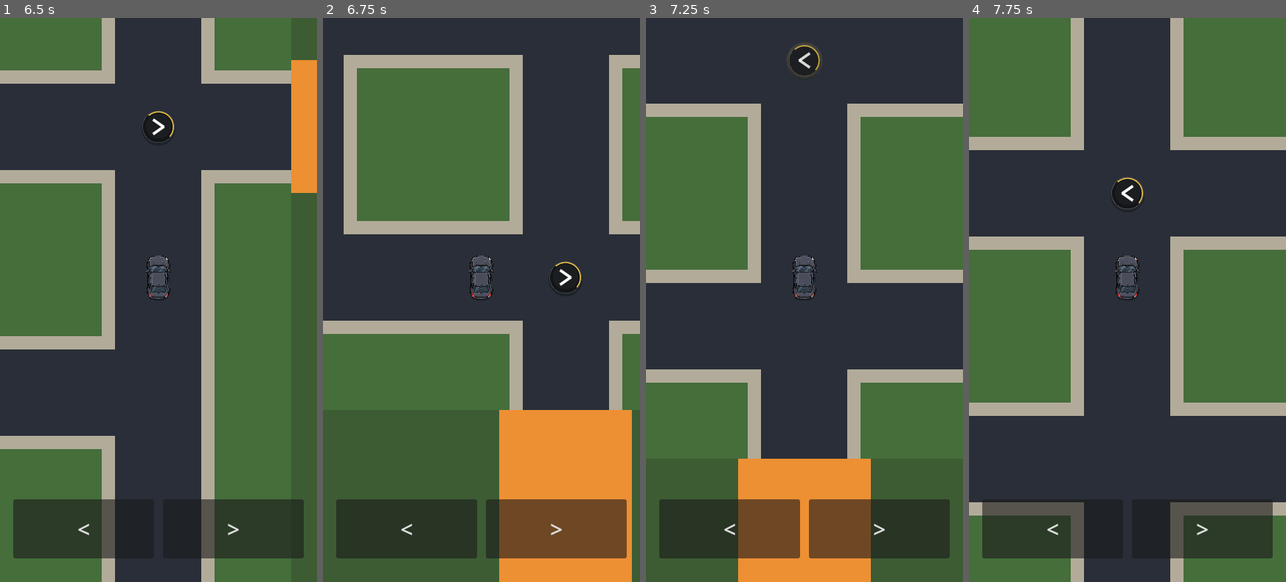
Above: before the commit, frames 1-4 (left to right).
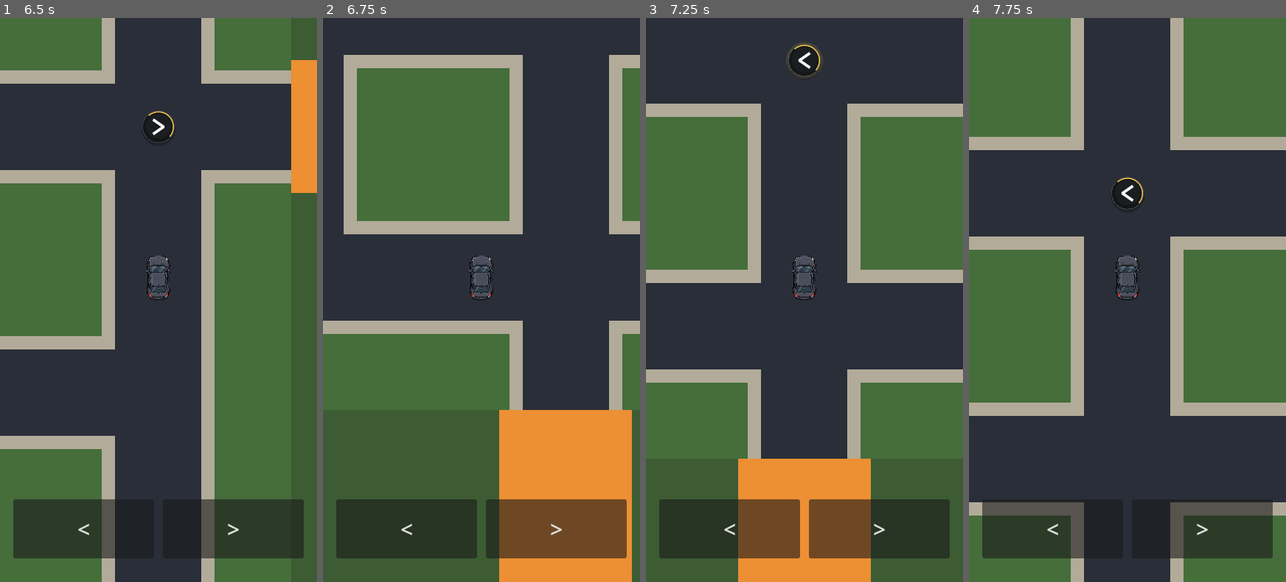
Above: after the commit, the same moments.

Repository: patrickcallahancomedy/comedian
Game: Godot game, scene res://scenes/drive/drive_module.tscn
The game is run twice, just before and just after one commit, with the same random seed, the same clock (stepped at 60 frames per second) and the same inputs.
Inputs (mouse positions are in pixels of both pictures, inside the frame that each line leads up to):
- Up to frame 1 (6.5 s): click "START" at 0.5 s; tap Enter (ui_accept) at 1.25, 1.52, 4.52 s; move the mouse to (228, 271) at 1.27 s; hold Right 1.28-2 s; tap Space at 1.35, 2.85, 4.35 s; click (228, 271) at 1.42 s; drag from (95, 328) to (142, 412) at 2.02 s; move the mouse to (190, 175) at 2.77 s; hold Right 2.78-3.5 s; drag from (142, 412) to (63, 215) at 3.52 s; move the mouse to (253, 384) at 4.27 s; hold Left 4.28-5 s; click "<" at 5 s; drag from (63, 215) to (110, 159) at 5.77 s
- Up to frame 2 (6.75 s): move the mouse to (497, 300) at 6.52 s; hold Left from 6.53 s (still down); tap Space at 6.6 s; click (497, 300) at 6.67 s
- Up to frame 3 (7.25 s): keep holding Left
- Up to frame 4 (7.75 s): release Left at 7.25 s; drag from (1079, 159) to (1064, 328) at 7.27 s

Frame 1 is identical in both runs. In frame 2, 0.2% of the frame differs, in the area x 71-82%, y 43-49%; in frame 3, 0.1%; in frame 4, less than 0.1%.

Commit message:
Clear completed navigation markers immediately

Diff:
--- a/godot/scripts/drive/drive_navigation.gd
+++ b/godot/scripts/drive/drive_navigation.gd
@@ -112,23 +112,40 @@
 	var displayed_key := _hint_key(displayed_hint)
 	var pending_key := _hint_key(pending_hint)
 
-	if target_key != displayed_key and target_key != pending_key:
-		pending_hint = target
-		if displayed_hint.is_empty():
-			_start_pending_hint()
-		elif _displayed_hint_is_current_cell():
-			# A correct turn changes the route while the car is still on the
-			# marked intersection. Clear that completed cue immediately so it
-			# never hangs under/behind the car.
-			displayed_hint = {}
-			marker_phase = "idle"
-			marker_phase_time = 0.0
-			marker_alpha = 0.0
-			marker_scale = 0.86
-			_start_pending_hint()
-		else:
-			marker_phase = "fade_out"
-			marker_phase_time = 0.0
+	if target_key != displayed_key:
+		# An empty target is meaningful: it means the turn was completed and
+		# there is no next turn to display yet. Do not mistake it for the
+		# normal empty pending queue.
+		if target_key.is_empty():
+			pending_hint = {}
+			if displayed_hint.is_empty():
+				_start_pending_hint()
+			elif _displayed_hint_is_current_cell():
+				# Correct turn: remove the completed cue immediately.
+				displayed_hint = {}
+				marker_phase = "idle"
+				marker_phase_time = 0.0
+				marker_alpha = 0.0
+				marker_scale = 0.86
+			else:
+				marker_phase = "fade_out"
+				marker_phase_time = 0.0
+		elif target_key != pending_key:
+			pending_hint = target
+			if displayed_hint.is_empty():
+				_start_pending_hint()
+			elif _displayed_hint_is_current_cell():
+				# Correct turn with another turn already ahead: clear the old
+				# cue immediately, then animate the next cue in.
+				displayed_hint = {}
+				marker_phase = "idle"
+				marker_phase_time = 0.0
+				marker_alpha = 0.0
+				marker_scale = 0.86
+				_start_pending_hint()
+			else:
+				marker_phase = "fade_out"
+				marker_phase_time = 0.0
 
 	marker_phase_time += delta
 
--- a/godot/tests/drive_grid_test.gd
+++ b/godot/tests/drive_grid_test.gd
@@ -131,6 +131,23 @@
 			"First turn arrow should point right"
 		)
 
+		# Taking the correct turn should clear the completed marker immediately.
+		navigation.displayed_hint = initial_hint
+		navigation.pending_hint = {}
+		navigation.marker_phase = "visible"
+		navigation.marker_alpha = 1.0
+		drive.neighborhood_cell = Vector2i(1, 1)
+		drive.heading = Vector2i.RIGHT
+		navigation._update_marker_state(0.01)
+		_check(
+			navigation.displayed_hint.is_empty(),
+			"Completed turn marker did not clear immediately"
+		)
+		_check(
+			is_zero_approx(navigation.marker_alpha),
+			"Completed turn marker remained visible after correct turn"
+		)
+
 		# Missing that turn should move the hint to the next best intersection.
 		drive.neighborhood_cell = Vector2i(1, 0)
 		drive.heading = Vector2i.UP
